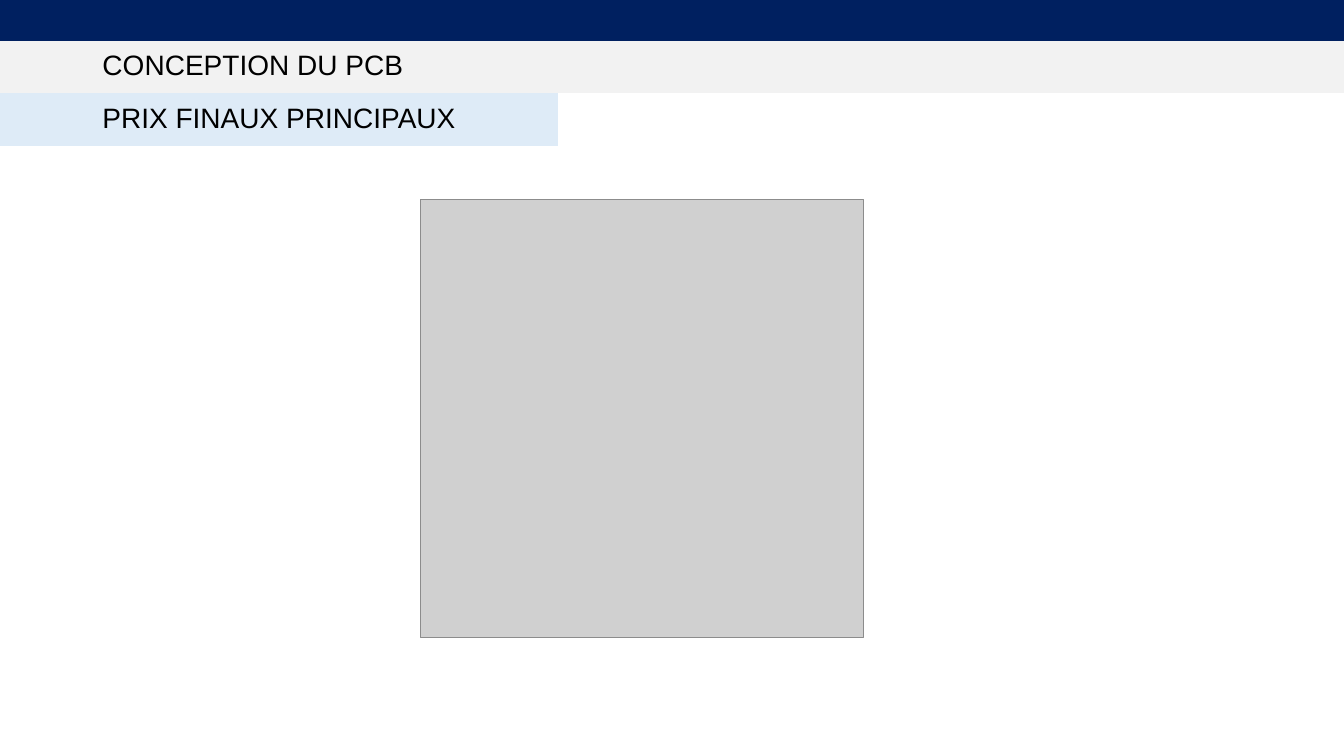
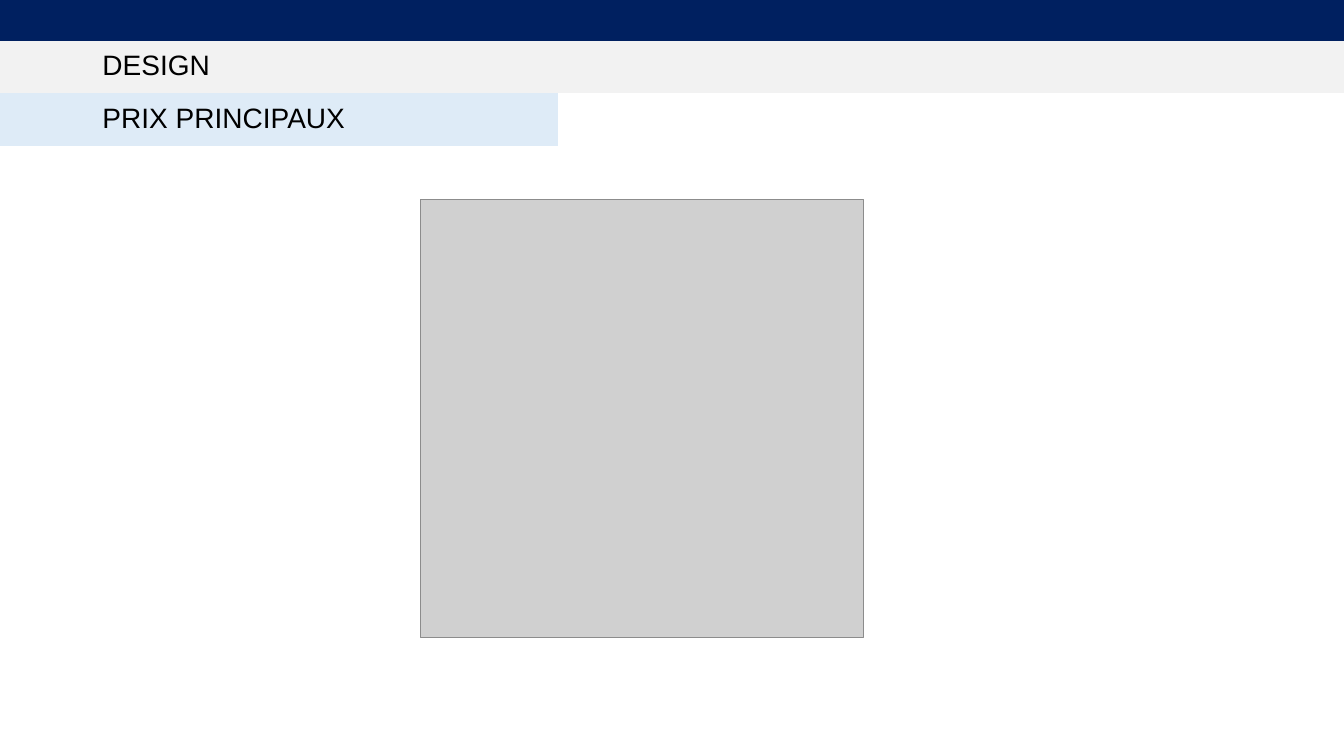
Before and after one commit to Ali-Z0/2221_Underwater-Positioning-System, a slide deck: slide 10 of doc/Presentations/Final/2221_LocalisationSousMarine-PresentationFinale.pptx (slide 7 before the commit). Drawn at 1344x756 pixels with LibreOffice and Linux fonts; fonts in the diff are those of the drawing; grey boxes stand for pictures. Boxes give left, top, right and bottom in pixels: in the first picture for what was removed or moved away, otherwise in the second. Text is boxed around its words. In the diff, an @@ line names an element or a change of style, - is before the commit and + after.

```diff
--- a/doc/Presentations/Final/2221_LocalisationSousMarine-PresentationFinale.pptx
+++ b/doc/Presentations/Final/2221_LocalisationSousMarine-PresentationFinale.pptx
@@ title at (102,55,209,76): text changed @@
-CONCEPTION DU PCB
+DESIGN
@@ text at (102,108,345,129): text changed @@
-PRIX FINAUX PRINCIPAUX
+PRIX PRINCIPAUX
```
Also in this commit, not shown: 6 other slides changed, 10 slides added, 1 slide removed, 3 other files.
